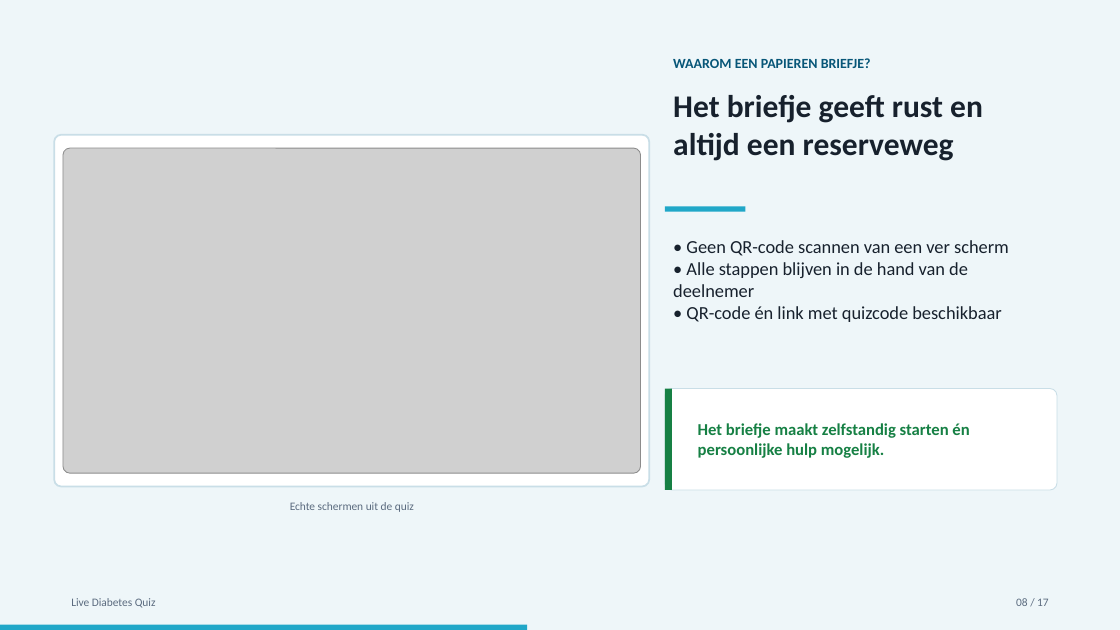
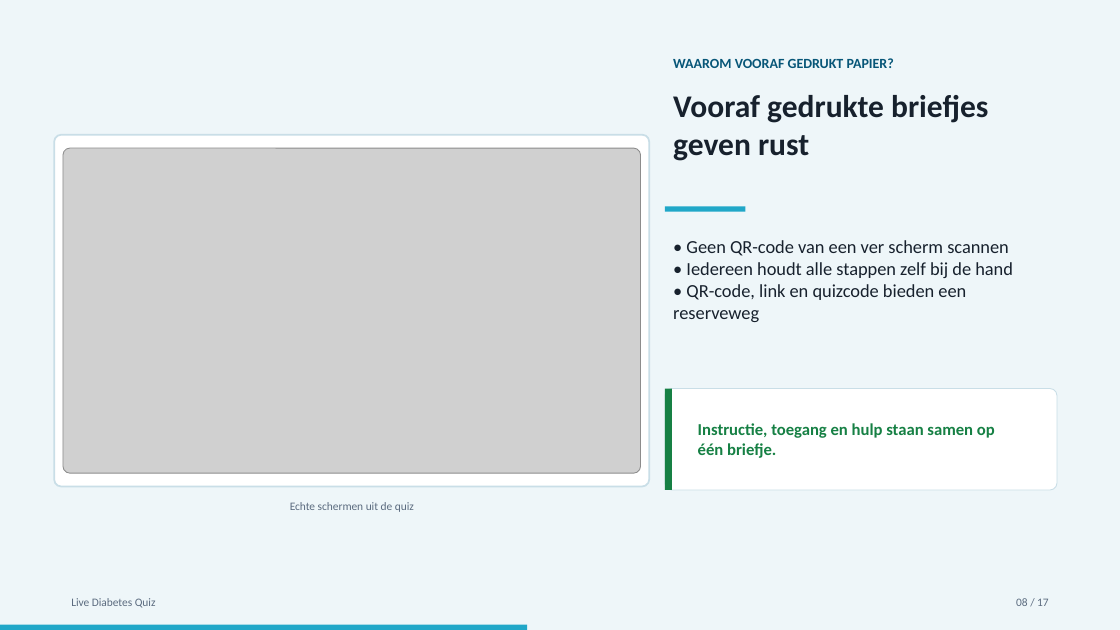
Before and after one commit to Fredje4711/live-diabetes-quiz, a slide deck: slide 8 of video-handleiding/Live-Diabetes-Quiz-storyboard.pptx. Drawn at 1120x630 pixels with LibreOffice and Linux fonts; fonts in the diff are those of the drawing; grey boxes stand for pictures. Boxes give left, top, right and bottom in pixels: in the first picture for what was removed or moved away, otherwise in the second. Text is boxed around its words. In the diff, an @@ line names an element or a change of style, - is before the commit and + after.

Commit message:
Verduidelijk vooraf afdrukken en verbinding maken

```diff
--- a/video-handleiding/Live-Diabetes-Quiz-storyboard.pptx
+++ b/video-handleiding/Live-Diabetes-Quiz-storyboard.pptx
@@ text at [673,58,894,68]: text changed @@
-WAAROM EEN PAPIEREN BRIEFJE?
+WAAROM VOORAF GEDRUKT PAPIER?
@@ text at [673,95,988,161]: text changed @@
-Het briefje geeft rust en altijd een reserveweg
+Vooraf gedrukte briefjes geven rust
@@ text at [673,240,1013,322]: text changed @@
-• Geen QR-code scannen van een ver scherm
-• Alle stappen blijven in de hand van de deelnemer
-• QR-code én link met quizcode beschikbaar
+• Geen QR-code van een ver scherm scannen
+• Iedereen houdt alle stappen zelf bij de hand
+• QR-code, link en quizcode bieden een reserveweg
@@ text at [698,423,995,458]: text changed @@
-Het briefje maakt zelfstandig starten én persoonlijke hulp mogelijk.
+Instructie, toegang en hulp staan samen op één briefje.
```
Also in this commit, not shown: 7 other slides changed, 6 other files.
